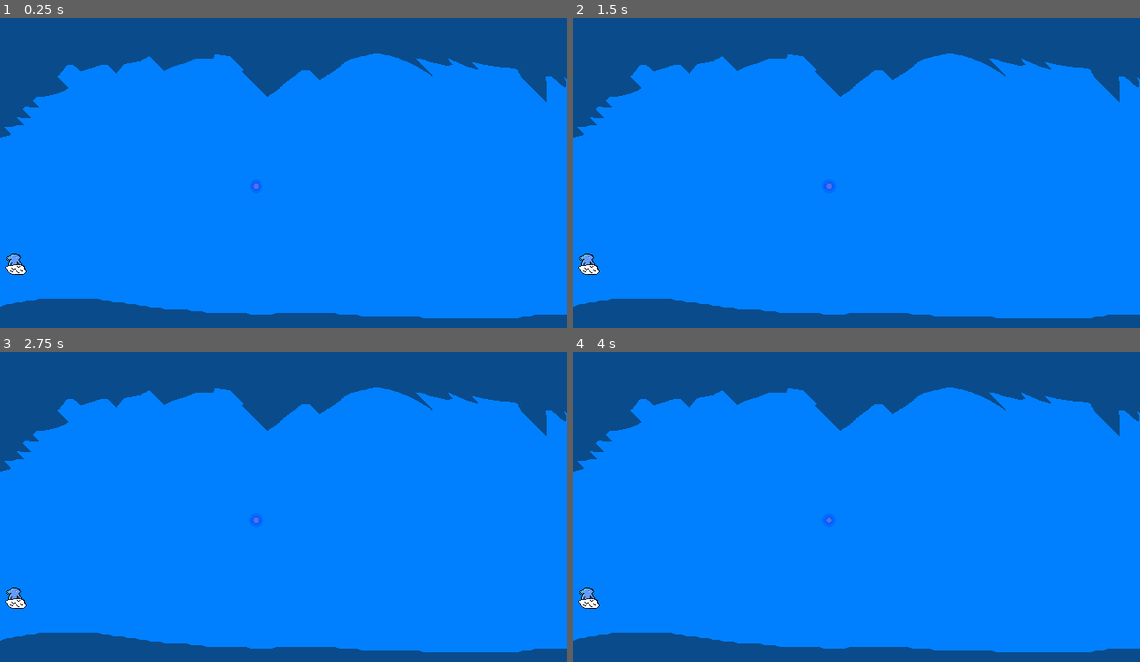
Above: before the commit, frames 1-4 (two rows, left to right).
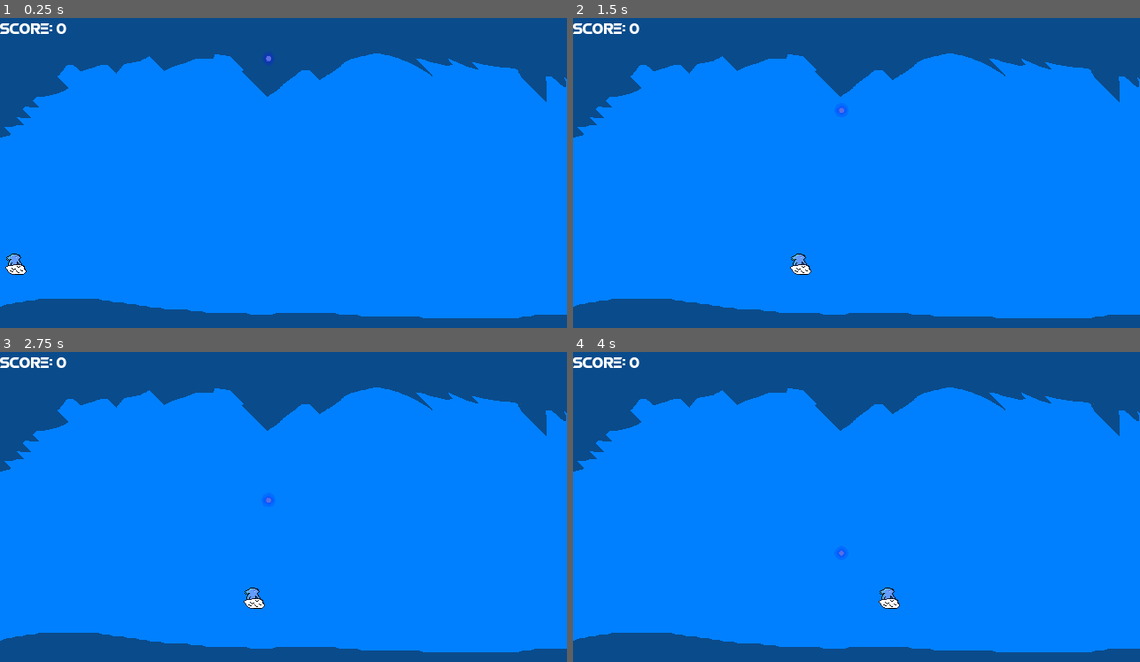
Above: after the commit, the same moments.

Repository: davidzywiec/Little_Blue
Game: Godot game, scene res://Scenes/Game/game.tscn
The game is run twice, just before and just after one commit, with the same random seed, the same clock (stepped at 60 frames per second) and the same inputs.
Inputs:
- Up to frame 1 (0.25 s): no input
- Up to frame 2 (1.5 s): tap Enter at 0.5 s; hold D (move_right, bound only after the commit) 0.53-1.28 s; tap Space (boost, bound only after the commit) at 0.6, 1.35 s; hold A (move_left, bound only after the commit) from 1.28 s (still down)
- Up to frame 3 (2.75 s): release A (move_left, bound only after the commit) at 2.03 s; hold D (move_right, bound only after the commit) from 2.03 s (still down); tap Space (boost, bound only after the commit) at 2.1 s
- Up to frame 4 (4 s): tap Space (boost, bound only after the commit) at 2.85, 3.6 s; release D (move_right, bound only after the commit) at 3.53 s; hold A (move_left, bound only after the commit) from 3.53 s (still down)

The runs differ from the first frame. In frame 1, 0.3% of the frame differs, in the area x 0-49%, y 1-56%; in frame 2, 0.7%, in the area x 0-49%, y 1-83%; in frame 3, 0.7%; in frame 4, 0.7%.

Commit message:
Added Score Management and Collection

Diff:
--- /dev/null
+++ b/Scenes/Game/coin.gd
@@ -0,0 +1,21 @@
+extends AnimatedSprite2D
+
+const FALL_SPEED_MAX : float = 75
+const FALL_SPEED_MIN : float = 25
+
+@onready
+var coin_area : Area2D = $Area2D
+
+# Called when the node enters the scene tree for the first time.
+func _ready() -> void:
+	coin_area.body_entered.connect(collect_coin)
+
+
+func _physics_process(delta):
+	position.y += randf_range(FALL_SPEED_MIN,FALL_SPEED_MAX) * delta
+
+
+func collect_coin(body : Node2D):
+	if body.name == "Player":
+		SignalManager.coin_collected.emit()
+		queue_free()
--- a/Scenes/Game/coin.tscn
+++ b/Scenes/Game/coin.tscn
@@ -1,6 +1,7 @@
-[gd_scene load_steps=7 format=3 uid="uid://c4gwvii2nxojh"]
+[gd_scene load_steps=9 format=3 uid="uid://c4gwvii2nxojh"]
 
 [ext_resource type="Texture2D" uid="uid://cgq10ld07aig6" path="res://Assets/Coin/coin.png" id="1_7p2ln"]
+[ext_resource type="Script" path="res://Scenes/Game/coin.gd" id="2_450uc"]
 
 [sub_resource type="AtlasTexture" id="AtlasTexture_t8u43"]
 atlas = ExtResource("1_7p2ln")
@@ -38,7 +39,16 @@
 "speed": 10.0
 }]
 
+[sub_resource type="CircleShape2D" id="CircleShape2D_o6luk"]
+radius = 8.0
+
 [node name="coin" type="AnimatedSprite2D"]
 sprite_frames = SubResource("SpriteFrames_2yhw7")
 autoplay = "default"
 frame_progress = 0.732489
+script = ExtResource("2_450uc")
+
+[node name="Area2D" type="Area2D" parent="."]
+
+[node name="CollisionShape2D" type="CollisionShape2D" parent="Area2D"]
+shape = SubResource("CircleShape2D_o6luk")
--- a/Scenes/Game/game.tscn
+++ b/Scenes/Game/game.tscn
@@ -1,8 +1,9 @@
-[gd_scene load_steps=4 format=3 uid="uid://cms3ym2rcwpoc"]
+[gd_scene load_steps=5 format=3 uid="uid://cms3ym2rcwpoc"]
 
 [ext_resource type="PackedScene" uid="uid://b3g74rypo0sg3" path="res://Scenes/Player/player.tscn" id="1_bq41d"]
 [ext_resource type="Texture2D" uid="uid://ddxxaq2cintcu" path="res://Assets/Background/Background.png" id="1_q4dpf"]
 [ext_resource type="PackedScene" uid="uid://c4gwvii2nxojh" path="res://Scenes/Game/coin.tscn" id="3_sc54o"]
+[ext_resource type="PackedScene" uid="uid://cn6l5gdf66n36" path="res://Scenes/UI/ui.tscn" id="4_askhe"]
 
 [node name="Game" type="Node2D"]
 z_index = -2
@@ -16,5 +17,11 @@
 position = Vector2(18, 288)
 
 [node name="coin" parent="." instance=ExtResource("3_sc54o")]
-position = Vector2(289, 200)
+position = Vector2(303, 44)
 frame_progress = 0.0
+
+[node name="Label" type="Label" parent="."]
+offset_right = 40.0
+offset_bottom = 23.0
+
+[node name="UI" parent="." instance=ExtResource("4_askhe")]
--- /dev/null
+++ b/Scenes/Player/player.gd
@@ -0,0 +1,46 @@
+extends StaticBody2D
+## Player Controller.
+##
+## The player script will be used to move the player up, down, left, and right,
+
+class_name Player
+
+@onready
+var boost_timer : Timer = $BoostTimer
+var boost_speed : float = 0
+var boost_charges : int = 1
+
+# Called when the node enters the scene tree for the first time.
+func _ready() -> void:
+	boost_timer.timeout.connect(apply_boost.bind(false))
+
+func _process(delta):
+	#Check on boost
+	if Input.is_action_just_pressed("boost") && boost_charges > 0:
+		apply_boost(true)
+
+func _physics_process(delta: float) -> void:
+	move_player(delta)
+
+## This method moves the player
+## The input values must be assigned for the wasd keys and the arrow keys
+## Only moves horizontally
+func move_player(delta: float) -> void:
+
+	var new_position = position
+	if Input.get_action_raw_strength("move_left"):
+		new_position += (Vector2(-1,0) * (GameManager.SPEED + boost_speed) * delta)
+	elif Input.get_action_raw_strength("move_right"):
+		new_position += (Vector2(1,0) * (GameManager.SPEED + boost_speed) * delta)
+
+	#Check on boundaries
+	if new_position.x > 10 && new_position.x < get_viewport_rect().size.x - 10:
+		position = new_position
+
+func apply_boost(enable: bool):
+	if enable:
+		boost_charges =- 1
+		boost_timer.start()
+		boost_speed = GameManager.BOOST
+	else:
+		boost_speed = 0
--- a/Scenes/Player/player.tscn
+++ b/Scenes/Player/player.tscn
@@ -1,8 +1,20 @@
-[gd_scene load_steps=2 format=3 uid="uid://b3g74rypo0sg3"]
+[gd_scene load_steps=4 format=3 uid="uid://b3g74rypo0sg3"]
 
 [ext_resource type="Texture2D" uid="uid://cpowel0hbmmgp" path="res://Assets/Character/Little_Blue.png" id="1_go6yc"]
+[ext_resource type="Script" path="res://Scenes/Player/player.gd" id="1_xqkfx"]
 
-[node name="Player" type="Node2D"]
+[sub_resource type="CapsuleShape2D" id="CapsuleShape2D_4xodl"]
+radius = 13.0
+
+[node name="Player" type="StaticBody2D"]
+script = ExtResource("1_xqkfx")
 
 [node name="Sprite2D" type="Sprite2D" parent="."]
 texture = ExtResource("1_go6yc")
+
+[node name="BoostTimer" type="Timer" parent="."]
+wait_time = 0.5
+one_shot = true
+
+[node name="CollisionShape2D" type="CollisionShape2D" parent="."]
+shape = SubResource("CapsuleShape2D_4xodl")
--- /dev/null
+++ b/Scenes/UI/ui.gd
@@ -0,0 +1,12 @@
+extends Control
+
+@onready
+var score : Label = $HBoxContainer/ScoreValueLabel
+
+# Called when the node enters the scene tree for the first time.
+func _ready() -> void:
+	SignalManager.update_score.connect(update_score)
+
+
+func update_score() -> void:
+	score.text = str(ScoreManager.get_score())
--- /dev/null
+++ b/Scenes/UI/ui.tscn
@@ -0,0 +1,33 @@
+[gd_scene load_steps=4 format=3 uid="uid://cn6l5gdf66n36"]
+
+[ext_resource type="Script" path="res://Scenes/UI/ui.gd" id="1_pgseq"]
+[ext_resource type="FontFile" uid="uid://cok2vtrw77ujm" path="res://Assets/Fonts/ROBOTECH GP.ttf" id="1_tnrsl"]
+
+[sub_resource type="LabelSettings" id="LabelSettings_uo7mx"]
+font = ExtResource("1_tnrsl")
+font_size = 24
+
+[node name="UI" type="Control"]
+layout_mode = 3
+anchors_preset = 15
+anchor_right = 1.0
+anchor_bottom = 1.0
+grow_horizontal = 2
+grow_vertical = 2
+script = ExtResource("1_pgseq")
+
+[node name="HBoxContainer" type="HBoxContainer" parent="."]
+layout_mode = 0
+offset_right = 40.0
+offset_bottom = 40.0
+
+[node name="ScoreLabel" type="Label" parent="HBoxContainer"]
+layout_mode = 2
+text = "Score:"
+label_settings = SubResource("LabelSettings_uo7mx")
+horizontal_alignment = 1
+
+[node name="ScoreValueLabel" type="Label" parent="HBoxContainer"]
+layout_mode = 2
+text = "0"
+label_settings = SubResource("LabelSettings_uo7mx")
--- /dev/null
+++ b/Singletons/game_manager.gd
@@ -0,0 +1,4 @@
+extends Node
+
+const SPEED = 200
+const BOOST = 250
--- /dev/null
+++ b/Singletons/score_manager.gd
@@ -0,0 +1,15 @@
+extends Node
+
+var local_score : int = 0
+
+func _ready() -> void:
+    SignalManager.coin_collected.connect(add_score)
+
+
+func add_score():
+    local_score += 1
+    SignalManager.update_score.emit()
+
+
+func get_score() -> int:
+    return local_score
--- /dev/null
+++ b/Singletons/signal_manager.gd
@@ -0,0 +1,5 @@
+extends Node
+
+signal coin_collected
+
+signal update_score
--- a/project.godot
+++ b/project.godot
@@ -15,12 +15,38 @@
 config/features=PackedStringArray("4.3", "Mobile")
 config/icon="res://icon.svg"
 
+[autoload]
+
+GameManager="*res://Singletons/game_manager.gd"
+SignalManager="*res://Singletons/signal_manager.gd"
+ScoreManager="*res://Singletons/score_manager.gd"
+
 [display]
 
 window/size/viewport_width=640
 window/size/viewport_height=360
 window/stretch/mode="viewport"
 
+[input]
+
+move_left={
+"deadzone": 0.5,
+"events": [Object(InputEventKey,"resource_local_to_scene":false,"resource_name":"","device":-1,"window_id":0,"alt_pressed":false,"shift_pressed":false,"ctrl_pressed":false,"meta_pressed":false,"pressed":false,"keycode":0,"physical_keycode":65,"key_label":0,"unicode":97,"location":0,"echo":false,"script":null)
+, Object(InputEventKey,"resource_local_to_scene":false,"resource_name":"","device":-1,"window_id":0,"alt_pressed":false,"shift_pressed":false,"ctrl_pressed":false,"meta_pressed":false,"pressed":false,"keycode":0,"physical_keycode":4194319,"key_label":0,"unicode":0,"location":0,"echo":false,"script":null)
+]
+}
+move_right={
+"deadzone": 0.5,
+"events": [Object(InputEventKey,"resource_local_to_scene":false,"resource_name":"","device":-1,"window_id":0,"alt_pressed":false,"shift_pressed":false,"ctrl_pressed":false,"meta_pressed":false,"pressed":false,"keycode":0,"physical_keycode":68,"key_label":0,"unicode":100,"location":0,"echo":false,"script":null)
+, Object(InputEventKey,"resource_local_to_scene":false,"resource_name":"","device":-1,"window_id":0,"alt_pressed":false,"shift_pressed":false,"ctrl_pressed":false,"meta_pressed":false,"pressed":false,"keycode":0,"physical_keycode":4194321,"key_label":0,"unicode":0,"location":0,"echo":false,"script":null)
+]
+}
+boost={
+"deadzone": 0.5,
+"events": [Object(InputEventKey,"resource_local_to_scene":false,"resource_name":"","device":-1,"window_id":0,"alt_pressed":false,"shift_pressed":false,"ctrl_pressed":false,"meta_pressed":false,"pressed":false,"keycode":0,"physical_keycode":32,"key_label":0,"unicode":32,"location":0,"echo":false,"script":null)
+]
+}
+
 [rendering]
 
 renderer/rendering_method="mobile"
Binary file added: Assets/Fonts/ROBOTECH GP.ttf
Not shown, added: Assets/Fonts/ROBOTECH GP.ttf.import
